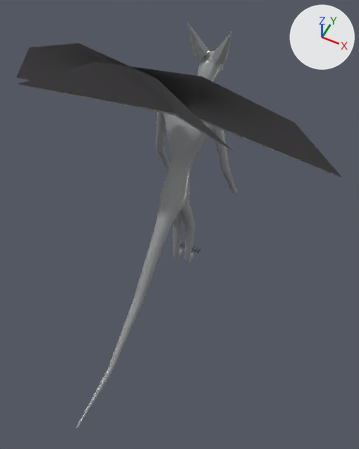
The glTF model creatures/models/fae/attor.gltf, before and after one commit.
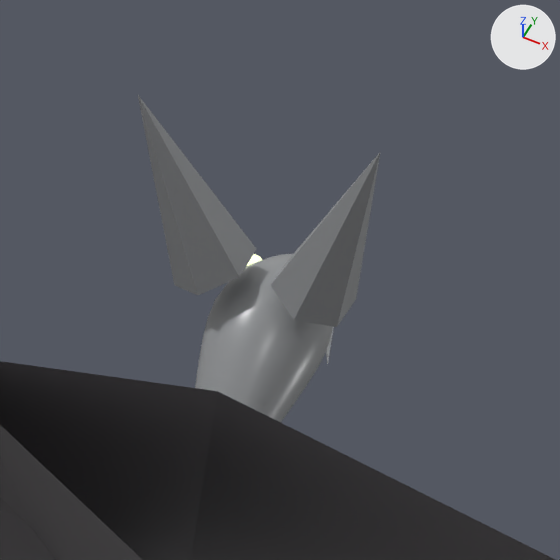
Old and new are each drawn whole from a 50 mm camera at (1.06, -2.057, 3.144) aimed at (0.188, -0.313, 0.965) and again close up on the part from 45% to 74% of the width and 1% to 24% of the height. Lighting does not change. The marker at upper right points along +X, +Y and +Z. The first two pictures are the older version. Vertices at exactly the same position are counted once.

In view in the first close-up: 'attor'.
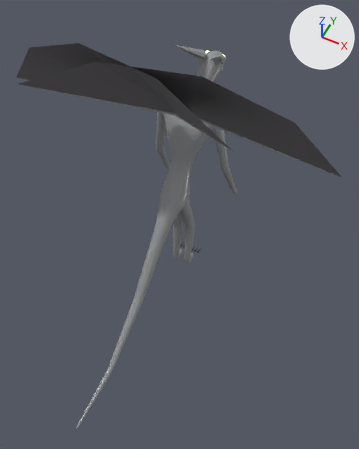
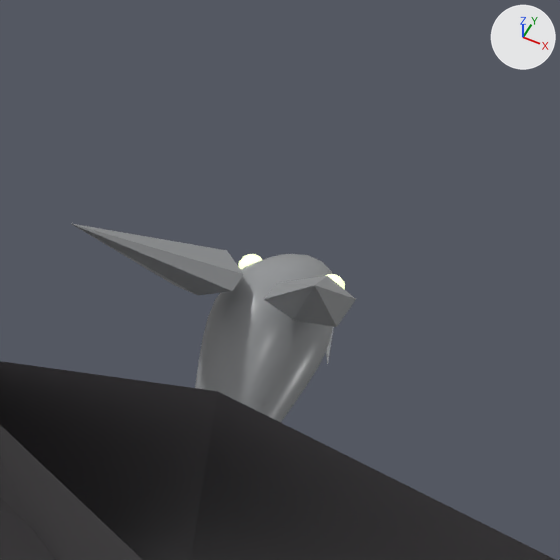
The newer file adds a shape key; the second version is drawn at full value of the shape key 'ears_back' of 'attor', and the change is written as the vertex moves it makes.

What the commit changed:
me_body has 6425 vertices, 12772 faces and spans x -0.97..0.97, y -1.35..0.62, z 0.0..2.0.
me_body is used by ob_attor; location (0.0, 0.0, 0.0).
Part 1, on me_body:
Vertex 6273 of me_body moves from (-0.06, 0.52, 1.61) to (-0.06, 0.51, 1.6) at pixel (226, 250).
Vertex 6274 of me_body moves from (-0.02, 0.5, 1.62) at pixel (256, 248) to (-0.02, 0.46, 1.61) at pixel (244, 274).
Vertex 6275 of me_body moves from (-0.02, 0.45, 1.61) at pixel (239, 277) to (-0.02, 0.43, 1.6) at pixel (232, 291).
Vertex 6279 of me_body moves from (-0.14, 0.43, 1.8) at pixel (137, 94) to (-0.14, 0.27, 1.73) at pixel (70, 223).
Vertex 6290 of me_body moves from (0.06, 0.52, 1.61) to (0.06, 0.51, 1.6) at pixel (327, 275).
Vertex 6294 of me_body moves from (0.02, 0.45, 1.61) at pixel (270, 285) to (0.02, 0.43, 1.6) at pixel (263, 299).
Vertex 6295 of me_body moves from (0.02, 0.5, 1.62) at pixel (290, 257) to (0.02, 0.46, 1.61) at pixel (277, 282).
Vertex 6296 of me_body moves from (0.14, 0.43, 1.8) at pixel (380, 151) to (0.14, 0.27, 1.73) at pixel (314, 285).

What differs and where, as boxes [x1, y1, x2, y2] in the close-ups (560 x 560 px; the box of a moved part takes in the faces that stretch with it):
'attor', reshaped
    before: [0, 95, 555, 560]
    after: [0, 223, 555, 560]
part 1 of me_body, moved or reshaped
    before: [138, 95, 380, 327]
    after: [71, 223, 356, 327]
